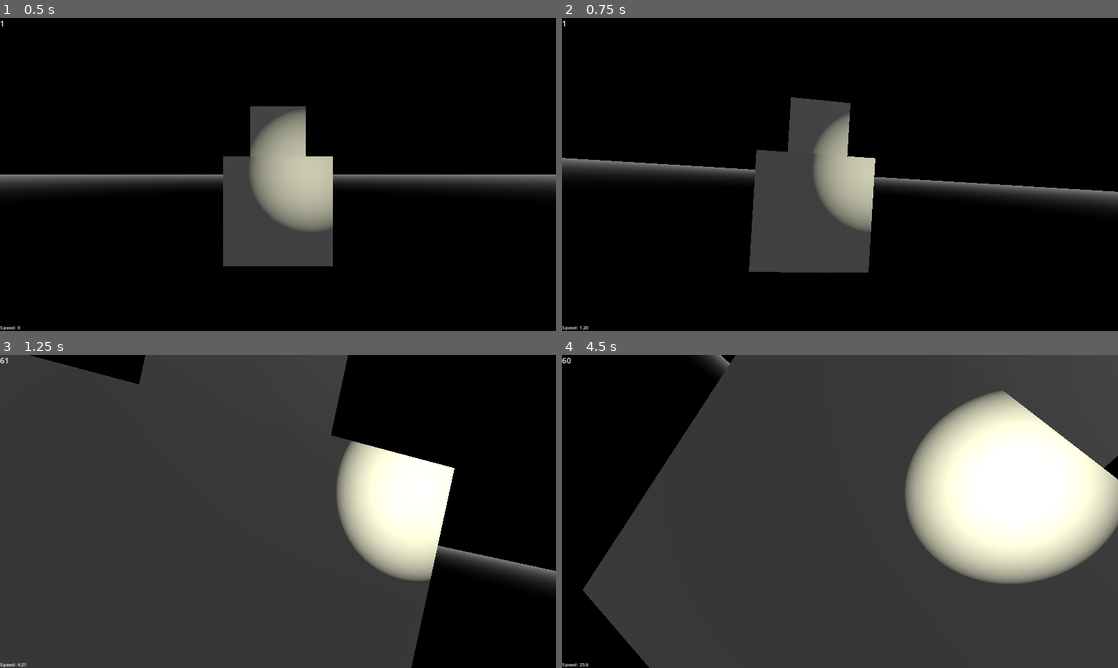
Above: before the commit, frames 1-4 (two rows, left to right).
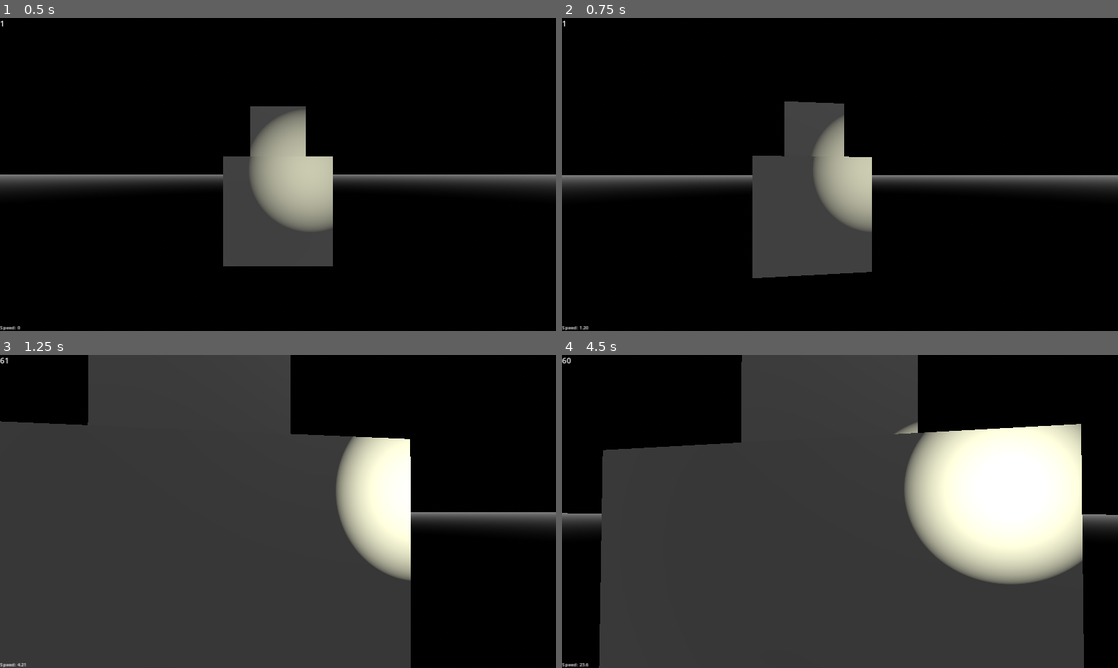
Above: after the commit, the same moments.

Repository: Alexresh/SpaceVoid
Game: Godot game, scene res://Main_scene.tscn
Same seed, same stepped clock (60 frames per second), same inputs: the game is played once before the commit and once after it.
Inputs (mouse positions are in pixels of both pictures, inside the frame that each line leads up to):
- Up to frame 1 (0.5 s): no input
- Up to frame 2 (0.75 s): tap Enter at 0.5 s; move the mouse to (867, 174) at 0.52 s; hold W (forward) from 0.53 s (still down); hold X (camera_stabilize) from 0.53 s (still down)
- Up to frame 3 (1.25 s): keep holding W (forward); keep holding X (camera_stabilize); tap F (stop) at 0.8 s
- Up to frame 4 (4.5 s): keep holding W (forward); move the mouse to (812, 511) at 1.27 s; release X (camera_stabilize) at 1.28 s; tap F (stop) at 1.35, 2.3, 2.85, 3.8, 4.35 s; tap X (camera_stabilize) at 1.55, 3.05 s; tap Space (up) at 2 s; move the mouse to (851, 505) at 2.02 s; hold X (camera_stabilize) 2.03-2.78 s; move the mouse to (834, 517) at 2.77 s; tap Enter at 3.5 s; move the mouse to (878, 514) at 3.52 s; hold X (camera_stabilize) 3.53-4.28 s; move the mouse to (795, 508) at 4.27 s

Frame 1 is identical in both runs. In frame 2, 6.4% of the frame differs, in the area x 0-100%, y 25-84%; in frame 3, 11%; in frame 4, 19%, in the area x 0-100%, y 0-100%.

Commit message:
Звуки при движении
Проигрывание звук во время ускорения

Diff:
--- a/Main_scene.tscn
+++ b/Main_scene.tscn
@@ -1,7 +1,8 @@
-[gd_scene load_steps=12 format=3 uid="uid://do45bndwp7ufu"]
+[gd_scene load_steps=13 format=3 uid="uid://do45bndwp7ufu"]
 
 [ext_resource type="Script" path="res://Player_script.gd" id="1_pcmxo"]
 [ext_resource type="Script" path="res://Main_scene.gd" id="1_wh51s"]
+[ext_resource type="AudioStream" uid="uid://bclrokkjl0gin" path="res://sounds/00722.mp3" id="3_v2fty"]
 
 [sub_resource type="ProceduralSkyMaterial" id="ProceduralSkyMaterial_j7guf"]
 sky_top_color = Color(0, 0, 0, 1)
@@ -48,12 +49,13 @@
 [node name="WorldEnvironment" type="WorldEnvironment" parent="."]
 environment = SubResource("Environment_1xn3t")
 
-[node name="Player" type="CharacterBody3D" parent="." node_paths=PackedStringArray("SpeedLabel", "FPS")]
+[node name="Player" type="CharacterBody3D" parent="." node_paths=PackedStringArray("SpeedLabel", "FPS", "Move_player")]
 transform = Transform3D(1.00292, 0, 0, 0, 1.00292, 0, 0, 0, 1.00292, 0, 0, 2.4731)
 motion_mode = 1
 script = ExtResource("1_pcmxo")
 SpeedLabel = NodePath("../CanvasLayer/SpeedLabel")
 FPS = NodePath("../CanvasLayer/FPS")
+Move_player = NodePath("../AudioStreamPlayer")
 
 [node name="Player_texture" type="MeshInstance3D" parent="Player"]
 transform = Transform3D(0.518529, 0, 0, 0, 0.531536, 0, 0, 0, 0.512106, 0, 0, 0)
@@ -75,6 +77,10 @@
 light_energy = 2.0
 spot_range = 9.423
 spot_angle = 14.8899
+
+[node name="Rotate_Center" type="MeshInstance3D" parent="Player"]
+transform = Transform3D(0.51226, 0, 0, 0, 0.491, 0, 0, 0, 0.381069, 0, 0, 0)
+mesh = SubResource("BoxMesh_a1v73")
 
 [node name="StaticBody3D" type="StaticBody3D" parent="."]
 
@@ -183,4 +189,7 @@
 offset_right = 40.0
 offset_bottom = 40.0
 
+[node name="AudioStreamPlayer" type="AudioStreamPlayer" parent="."]
+stream = ExtResource("3_v2fty")
+
 [connection signal="pressed" from="CanvasLayer/ExitBtn" to="." method="_on_button_pressed"]
--- a/Player_script.gd
+++ b/Player_script.gd
@@ -8,58 +8,54 @@
 
 @export var SpeedLabel: RichTextLabel
 @export var FPS: RichTextLabel
+@export var Move_player: AudioStreamPlayer
 
 func _ready():
 	Input.set_mouse_mode(Input.MOUSE_MODE_CAPTURED)
 
 func _physics_process(delta):
+	var action = false
 	if (Input.is_action_pressed("rotate_left")):
 		rotate_object_local(Vector3(0,0,1), -ROTATION_SPEED)
+		action = true
 	if (Input.is_action_pressed("rotate_right")):
 		rotate_object_local(Vector3(0,0,1), ROTATION_SPEED)
+		action = true
 	if (Input.is_action_pressed("down")):
 		velocity += get_basis() * Vector3(0, -SPEED, 0)
+		action = true
 	if (Input.is_action_pressed("up")):
 		velocity += get_basis() * Vector3(0, SPEED, 0)
+		action = true
 	if (Input.is_action_pressed("right")):
 		velocity += get_basis() * Vector3(SPEED, 0, 0)
+		action = true
 	if (Input.is_action_pressed("left")):
 		velocity += get_basis() * Vector3(-SPEED, 0, 0)
+		action = true
 	if (Input.is_action_pressed("forward")):
 		velocity += get_basis() * Vector3(0, 0, -SPEED)
+		action = true
 	if (Input.is_action_pressed("backward")):
 		velocity += get_basis() * Vector3(0, 0, SPEED)
+		action = true
 	if (Input.is_action_pressed("stop") && (velocity.length() <= 0.5)):
 		velocity = Vector3.ZERO
-	if (Input.is_action_pressed("camera_stabilize")):
-		if get_rotation().x > 0:
-			self.rotate_x(-STABILIZE_SPEED)
-		elif get_rotation().x < 0:
-			self.rotate_x(STABILIZE_SPEED)
-		if get_rotation().z > 0:
-			self.rotate_z(STABILIZE_SPEED)
-		elif get_rotation().z < 0:
-			self.rotate_z(STABILIZE_SPEED)
+		action = true
 	SpeedLabel.text = "Speed: " + str(velocity.length()).substr(0, 4)
+
 	FPS.text = str(Engine.get_frames_per_second())
+	if (action and  not Move_player.playing):
+		Move_player.play(0)
+	elif (not action and Move_player.playing):
+		Move_player.stop()
 
 	move_and_slide()
-
 func _unhandled_input(event):
 
 	if (event is InputEventMouseButton):
 		Input.set_mouse_mode(Input.MOUSE_MODE_CAPTURED)
 
 	if (Input.get_mouse_mode() == Input.MOUSE_MODE_CAPTURED) and (event is InputEventMouseMotion):
-		print(str(get_rotation()) + 'p')
-		#self.rotate_y(event.relative.x * CAMERA_VERTICAL_SENSIVITY)
-		#self.rotate_z(event.relative.y * CAMERA_HORIZONTAL_SENSIVITY)
-		var past_angle_z = get_basis().get_euler().z
 		rotate_object_local(Vector3(0, 1, 0), deg_to_rad(-event.relative.x * CAMERA_HORIZONTAL_SENSIVITY))
 		rotate_object_local(Vector3(1, 0, 0), deg_to_rad(-event.relative.y * CAMERA_VERTICAL_SENSIVITY))
-		self.set_rotation(Vector3(get_basis().get_euler().x, get_basis().get_euler().y, past_angle_z))
-		#self.rotate_z(rad_to_deg(dif_angle_z))
-		#rotate_object_local(Vector3(0, 0, 1), get_basis().get_euler().z - dif_angle_z)
-		#rotate(transform.basis.x.normalized(), -deg_to_rad(event.relative.y * CAMERA_VERTICAL_SENSIVITY)) # rotate around local axis
-		print(str(get_rotation()) + 'f')
-		print()
--- /dev/null
+++ b/default_bus_layout.tres
@@ -0,0 +1,9 @@
+[gd_resource type="AudioBusLayout" format=3 uid="uid://k28xm1ksmsgy"]
+
+[resource]
+bus/1/name = &"New Bus"
+bus/1/solo = false
+bus/1/mute = false
+bus/1/bypass_fx = false
+bus/1/volume_db = 0.0
+bus/1/send = &"Master"
Not shown, added: sounds/00722.mp3.import
Not shown, added: sounds/00722.mp3
